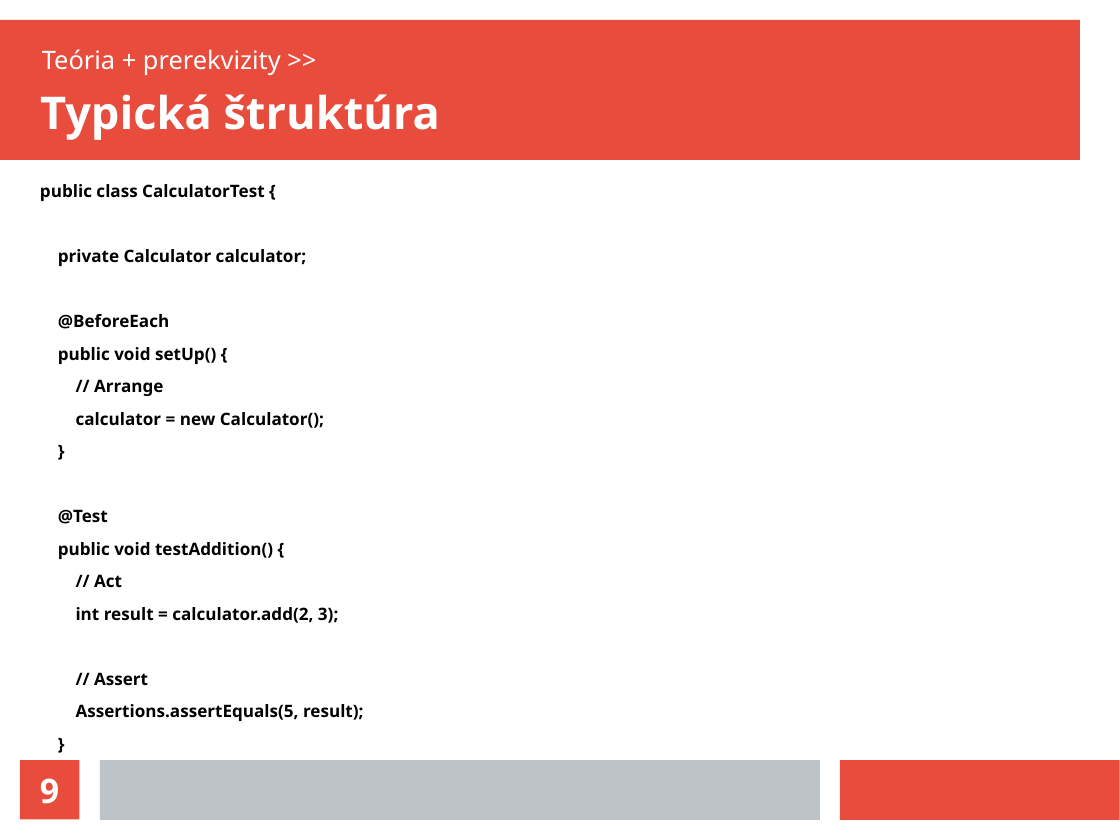
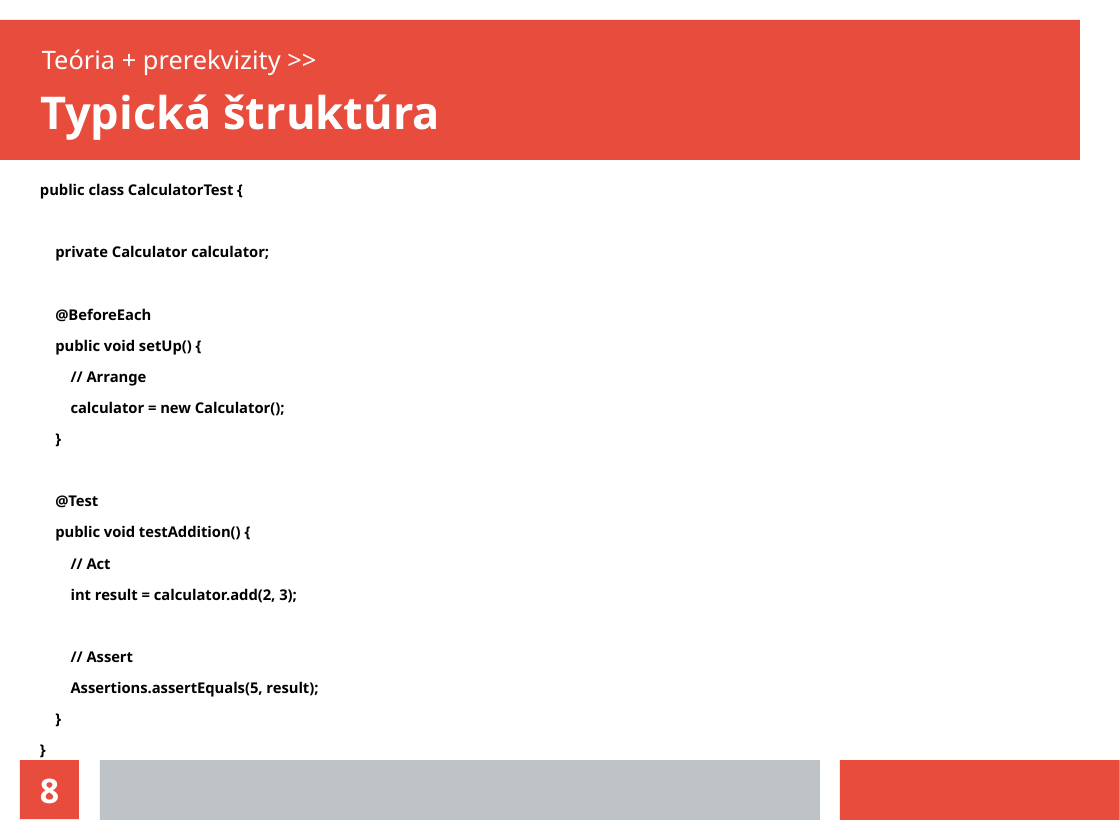
Before and after one commit to K0V0/unit-testing-examples-presenation, a slide deck: slide 8 of documents/JavaHutt_prezentacia_automaziovane_testovanie.ppt (slide 9 before the commit). Drawn at 1120x840 pixels with LibreOffice and Linux fonts; fonts in the diff are those of the drawing. Boxes give left, top, right and bottom in pixels: in the first picture for what was removed or moved away, otherwise in the second. Text is boxed around its words. In the diff, an @@ line names an element or a change of style, - is before the commit and + after.

```diff
--- a/documents/JavaHutt_prezentacia_automaziovane_testovanie.ppt
+++ b/documents/JavaHutt_prezentacia_automaziovane_testovanie.ppt
@@ text "public class CalculatorTest {" at (40, 183, 318, 697): size 12.1 to 10.4 pt @@
@@ page number at (40, 778, 59, 804): text changed @@
-9
+8
```
Also in this commit, not shown: 1 other slide changed, 2 slides added, 1 slide removed, 2 other files.
